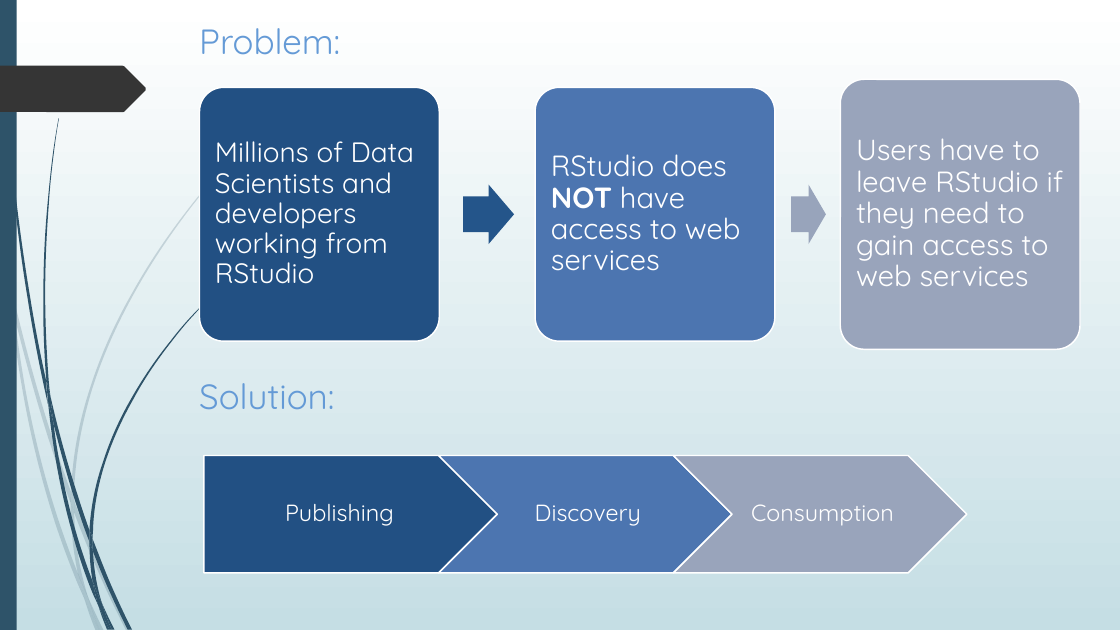
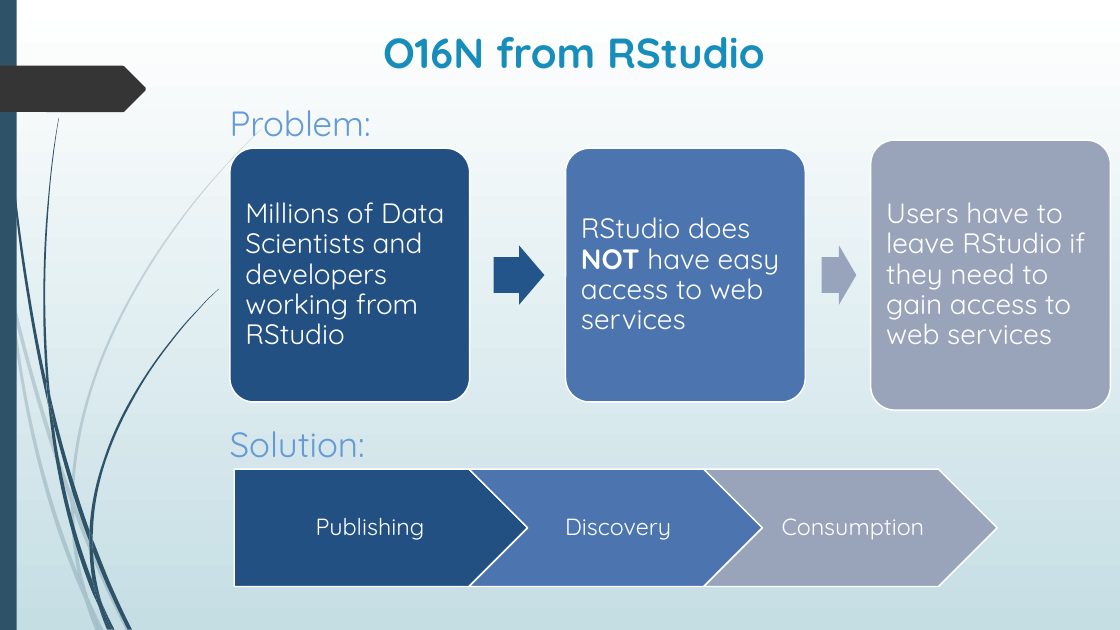
Before and after one commit to Azure/Azure-MachineLearning-ClientLibrary-R, a slide deck: slide 1 of demo/IMML_demo.pptx. Drawn at 1120x630 pixels with LibreOffice and Linux fonts; fonts in the diff are those of the drawing. Boxes give left, top, right and bottom in pixels: in the first picture for what was removed or moved away, otherwise in the second. Text is boxed around its words. In the diff, an @@ line names an element or a change of style, - is before the commit and + after.

Commit message:
changed consumption test functions, changed imml demo ppt, corrected demo

```diff
--- a/demo/IMML_demo.pptx
+++ b/demo/IMML_demo.pptx
@@ title added at (383,37,765,69), 36 pt, text #178DBB, bold @@
+O16N from RStudio
@@ text "Problem:": place and size @@
-text "Problem:" at (199,28,340,55)
+text "Problem:" at (230,110,371,137)
@@ text "Users have to leave RStudio ..." at (886,202,1085,344): size 25 to 24 pt @@
@@ text at (581,217,780,330): text changed; size 25 to 24 pt @@
-RStudio does NOT have access to web services
+RStudio does NOT have easy access to web services
@@ 3 rounded rectangles, 2 texts, 2 right arrows: place and size @@
-3 rounded rectangles, 2 texts, 2 right arrows at (200,79,1080,349)
+3 rounded rectangles, 2 texts, 2 right arrows at (230,140,1111,410)
@@ text "Solution:": place and size @@
-text "Solution:" at (199,383,334,409)
+text "Solution:" at (230,431,365,457)
@@ 3 texts, 2 chevrons, 1 pentagon arrow: place and size @@
-3 texts, 2 chevrons, 1 pentagon arrow at (204,455,967,573)
+3 texts, 2 chevrons, 1 pentagon arrow at (234,469,997,586)
```
Also in this commit, not shown: 3 other files.
